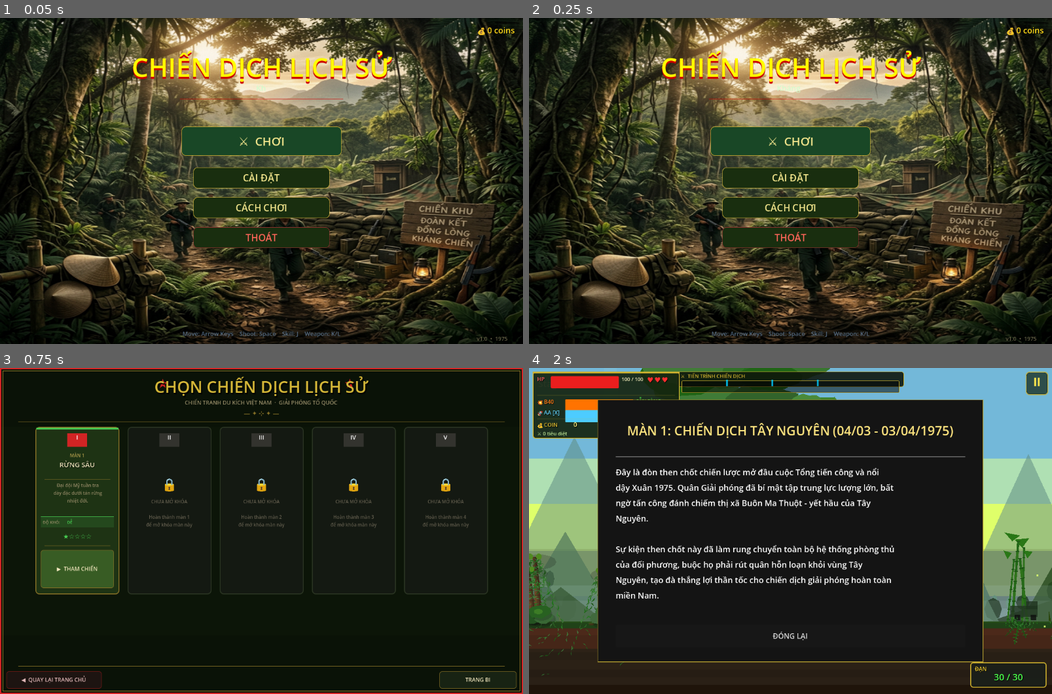
Above: before the commit, frames 1-4 (two rows, left to right).
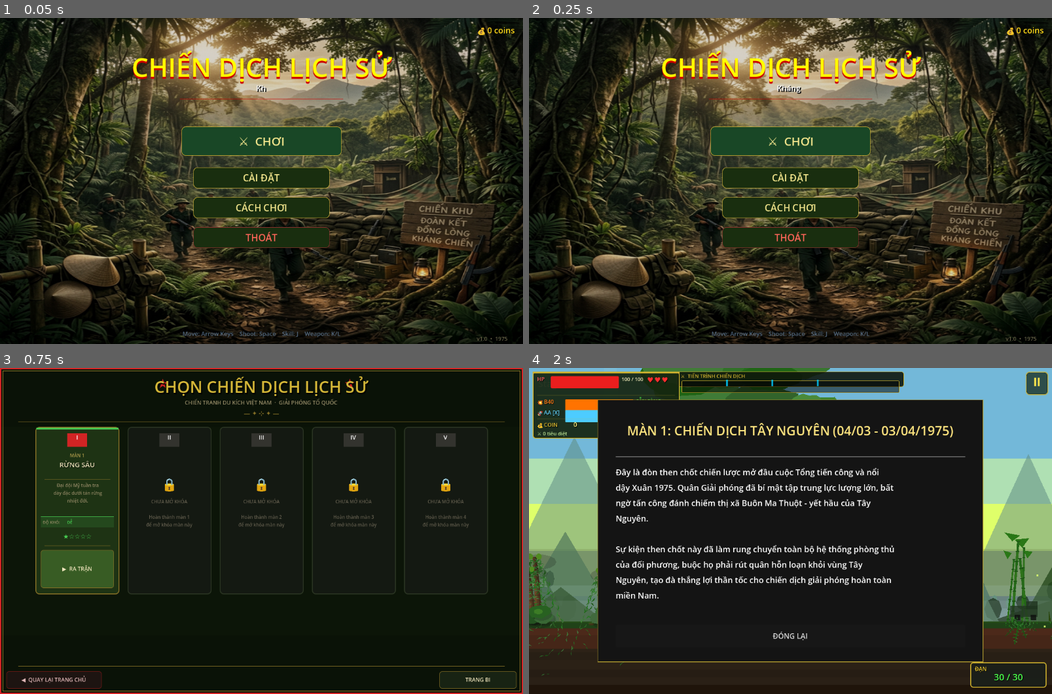
Above: after the commit, the same moments.

Repository: dangkhoa31204/alien-shooter
Game: Godot game, scene res://scenes/menu.tscn
Two runs of this game, one before a commit and one after it. Both use one fixed random seed, a clock stepped at 60 frames per second and the inputs below.
Inputs:
- Up to frame 1 (0.05 s): no input
- Up to frame 2 (0.25 s): no input
- Up to frame 3 (0.75 s): click "⚔ CHƠI" at 0.5 s
- Up to frame 4 (2 s): click "▶ THAM CHIẾN" (after the commit: "▶ RA TRẬN") at 1.25 s

The runs differ from the first frame. In frame 1, 6.2% of the frame differs, in the area x 6-95%, y 0-94%; in frame 2, 6.2%; in frame 3, less than 0.1%; in frame 4, nothing differs.

Commit message:
fix nội dung select map

Diff:
--- a/scripts/background.gd
+++ b/scripts/background.gd
@@ -128,8 +128,8 @@
 
 func _draw() -> void:
 	if _custom_bg_tex:
-		# Draw the static image
-		draw_texture_rect(_custom_bg_tex, Rect2(0, 0, _vp.x, _vp.y), false)
+		# Draw the static image (darkened by 15%)
+		draw_texture_rect(_custom_bg_tex, Rect2(0, 0, _vp.x, _vp.y), false, Color(0.85, 0.85, 0.85))
 		# Only draw the battlefield tracers (shooters) on top
 		if _vietnam_mode:
 			for sh in _shooters:
--- a/scripts/contra_level_select.gd
+++ b/scripts/contra_level_select.gd
@@ -322,7 +322,7 @@
 	var btn := Button.new()
 	btn.position                  = Vector2(pos.x + 12, btn_y)
 	btn.size                      = Vector2(sz.x - 24, maxf(btn_mh, 38))
-	btn.text                      = "▶  THAM CHIẾN"
+	btn.text                      = "▶  RA TRẬN"
 	btn.mouse_default_cursor_shape = Control.CURSOR_POINTING_HAND
 
 	var bs_n := StyleBoxFlat.new()
--- a/scripts/menu.gd
+++ b/scripts/menu.gd
@@ -29,7 +29,10 @@
 		title_lbl.add_theme_color_override("font_shadow_color", Color(0.8, 0.0, 0.0))
 
 	if subtitle_lbl:
-		subtitle_lbl.add_theme_color_override("font_color", Color(0.8, 1.0, 0.8, 0.8))
+		subtitle_lbl.add_theme_color_override("font_color", Color(1.0, 1.0, 1.0, 1.0))
+		subtitle_lbl.add_theme_color_override("font_shadow_color", Color(0.0, 0.0, 0.0, 1.0))
+		subtitle_lbl.add_theme_constant_override("shadow_offset_x", 2)
+		subtitle_lbl.add_theme_constant_override("shadow_offset_y", 2)
 		_typewriter(subtitle_lbl as Label, "Kháng chiến chống Mỹ cứu nước")
 
 	var divider: Node = get_node_or_null("UI/Divider")
